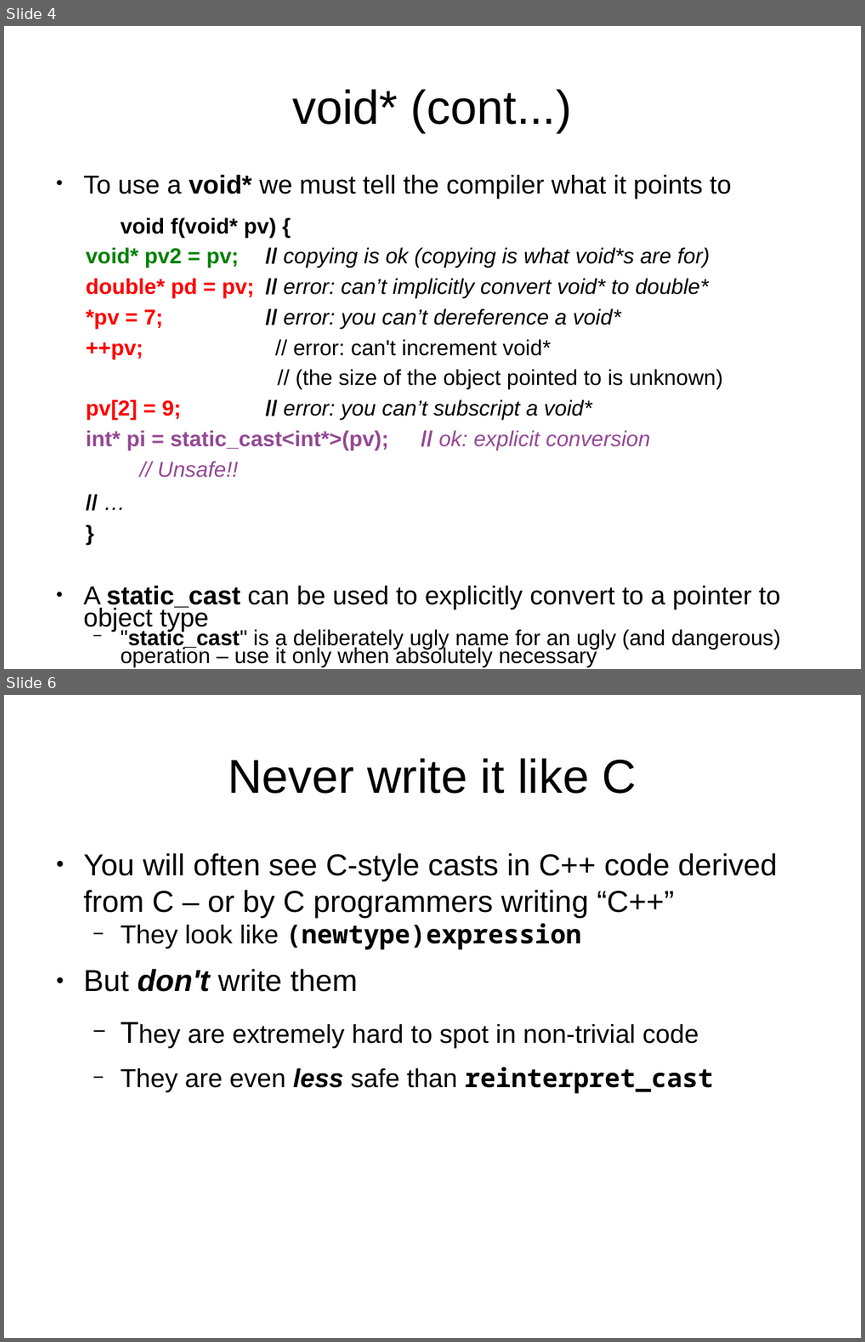
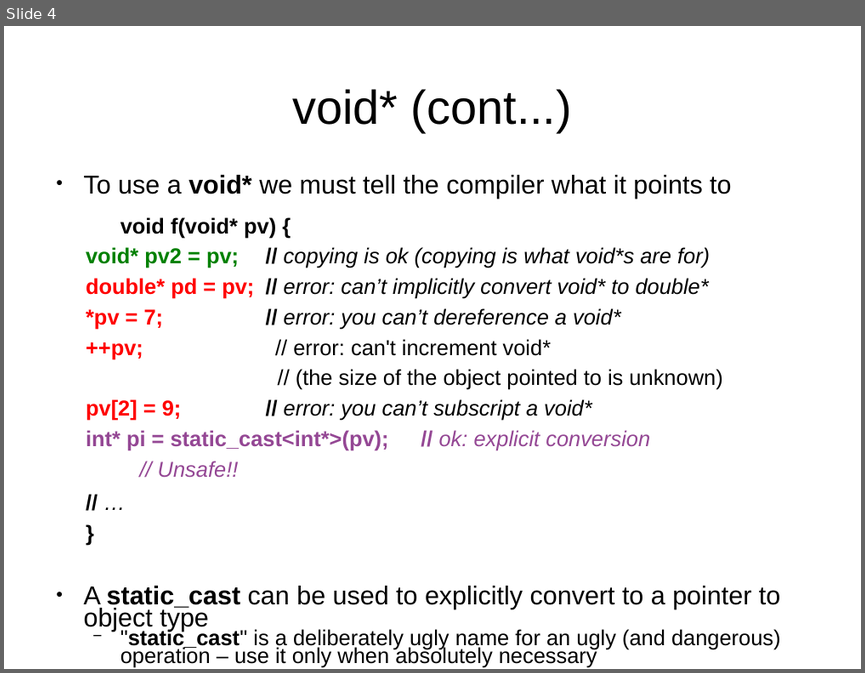
Before and after one commit to kks32/cpp-software-development, a slide deck: Ex7_Pointers_II/Ex7_Pointers-II.odp. Shown one above the other, each under a label of ours: slides 4 and 6 before the commit, slide 4 after it; the slides between them are not shown. The pictures are 865x1342 and 865x673 pixels, drawn with LibreOffice and Linux fonts; fonts in the diff are those of the drawing. Boxes give left, top, right and bottom in pixels: in the first picture for what was removed or moved away, otherwise in the second. Text is boxed around its words. In the diff, an @@ line names an element or a change of style, - is before the commit and + after.

```diff
--- a/Ex7_Pointers_II/Ex7_Pointers-II.odp
+++ b/Ex7_Pointers_II/Ex7_Pointers-II.odp
@@ slide 6 removed at [4,695,861,1338], background #FFFFFF @@
@@ title removed at [228,758,636,794] @@
-Never write it like C
@@ text removed at [84,853,778,1094] @@
-● You will often see C-style casts in C++ code derived from C – or by C programmers writing “C++”
-  − They look like (newtype)expression
-● But don't write them
-  − They are extremely hard to spot in non-trivial code
-  − They are even less safe than reinterpret_cast
```
Also in this commit, not shown: 1 slide changed, 1 slide added, 1 other file.
